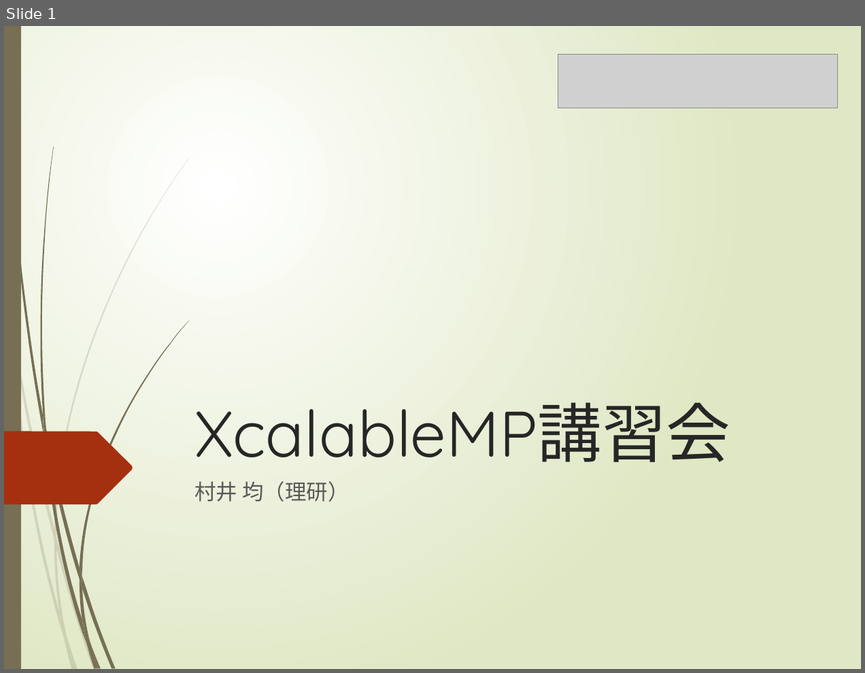
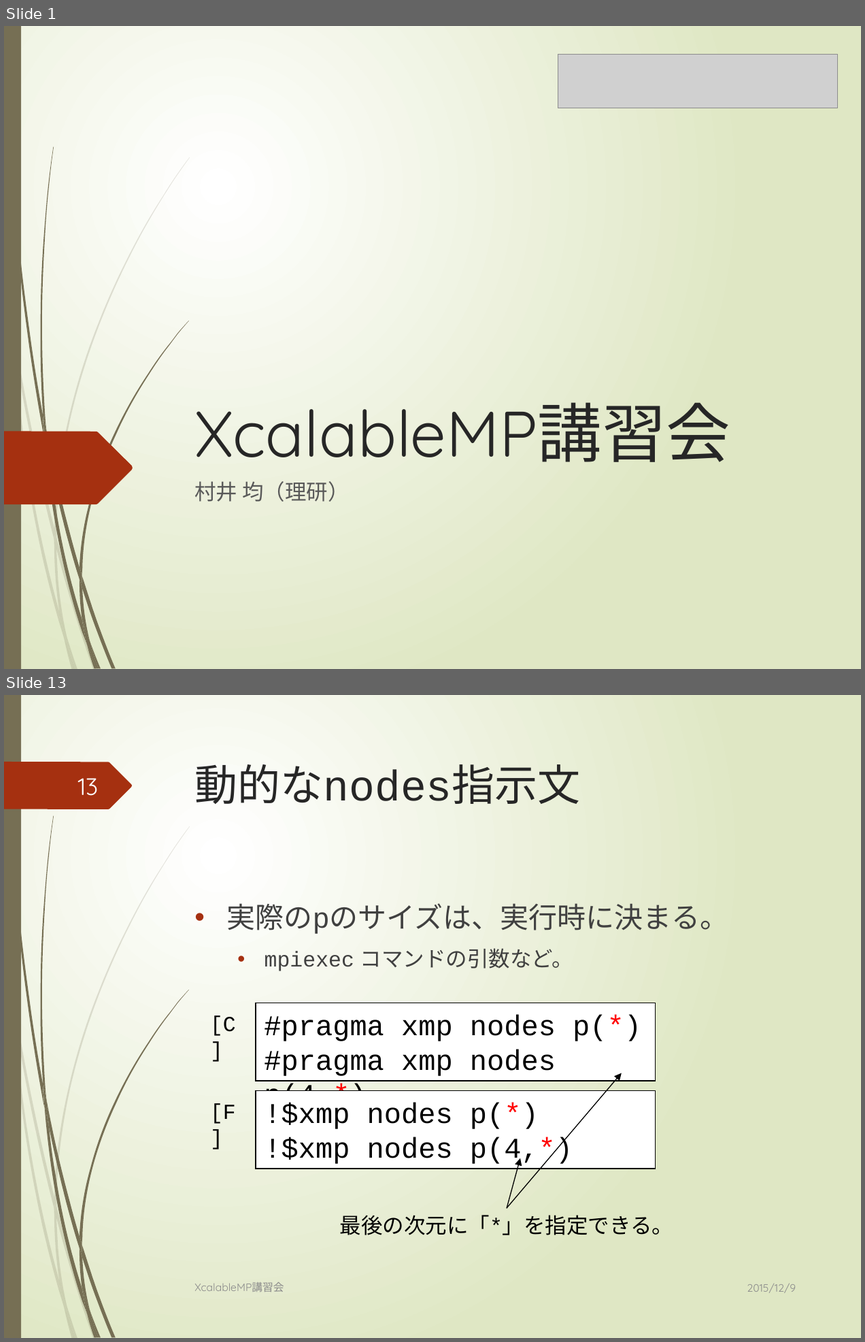
Before and after one commit to XcalableMP/Lecture, a slide deck: beginner/1.overview.pptx. Shown one above the other, each under a label of ours: slide 1 before the commit, slides 1 and 13 after it; the slides between them are not shown. The pictures are 865x673 and 865x1342 pixels, drawn with LibreOffice and Linux fonts; fonts in the diff are those of the drawing; grey boxes stand for pictures. Boxes give left, top, right and bottom in pixels: in the first picture for what was removed or moved away, otherwise in the second. Text is boxed around its words. In the diff, an @@ line names an element or a change of style, - is before the commit and + after.

```diff
--- a/beginner/1.overview.pptx
+++ b/beginner/1.overview.pptx
@@ slide 13 added at box(4, 695, 861, 1338), background gradient #FFFFFF to #DFE8C4; not listed: 23 template elements that a slide beside it also shows @@
@@ freeform shape added at box(4, 762, 132, 810), fill #A53010 @@
@@ title added at box(195, 764, 581, 804), 36 pt, text #262626 @@
+動的なnodes指示文
@@ page number added at box(78, 778, 99, 796), 20 pt, text #FEFFFF @@
+13
@@ text added at box(227, 903, 729, 971), 24 pt, text #404040 @@
+• 実際のpのサイズは、実行時に決まる。
+  • mpiexec コマンドの引数など。
@@ text added at box(210, 1015, 236, 1036), 18 pt, text #000000 @@
+[C]
@@ rectangle added at box(256, 1002, 655, 1081), fill #FFFFFF, outline #000000 0.75 pt, 24 pt, text #000000 @@
+#pragma xmp nodes p(*)
+#pragma xmp nodes p(4,*)
@@ arrow added from (507, 1207) to (621, 1073), #000000 0.75 pt @@
@@ rectangle added at box(256, 1091, 655, 1169), fill #FFFFFF, outline #000000 0.75 pt, 24 pt, text #000000 @@
+!$xmp nodes p(*)
+!$xmp nodes p(4,*)
@@ text added at box(210, 1103, 236, 1123), 18 pt, text #000000 @@
+[F]
@@ arrow added from (507, 1207) to (520, 1157), #000000 0.75 pt @@
@@ text added at box(340, 1215, 674, 1235), 18 pt, text #000000 @@
+最後の次元に「*」を指定できる。
@@ text added at box(194, 1282, 283, 1291), 9 pt, text #8C8C8C @@
+XcalableMP講習会
@@ text added at box(747, 1283, 796, 1293), 9 pt, text #8C8C8C @@
+2015/12/9
```
Also in this commit, not shown: 30 slides changed, 1 other slide added, 4 slides removed, 1 other file.
